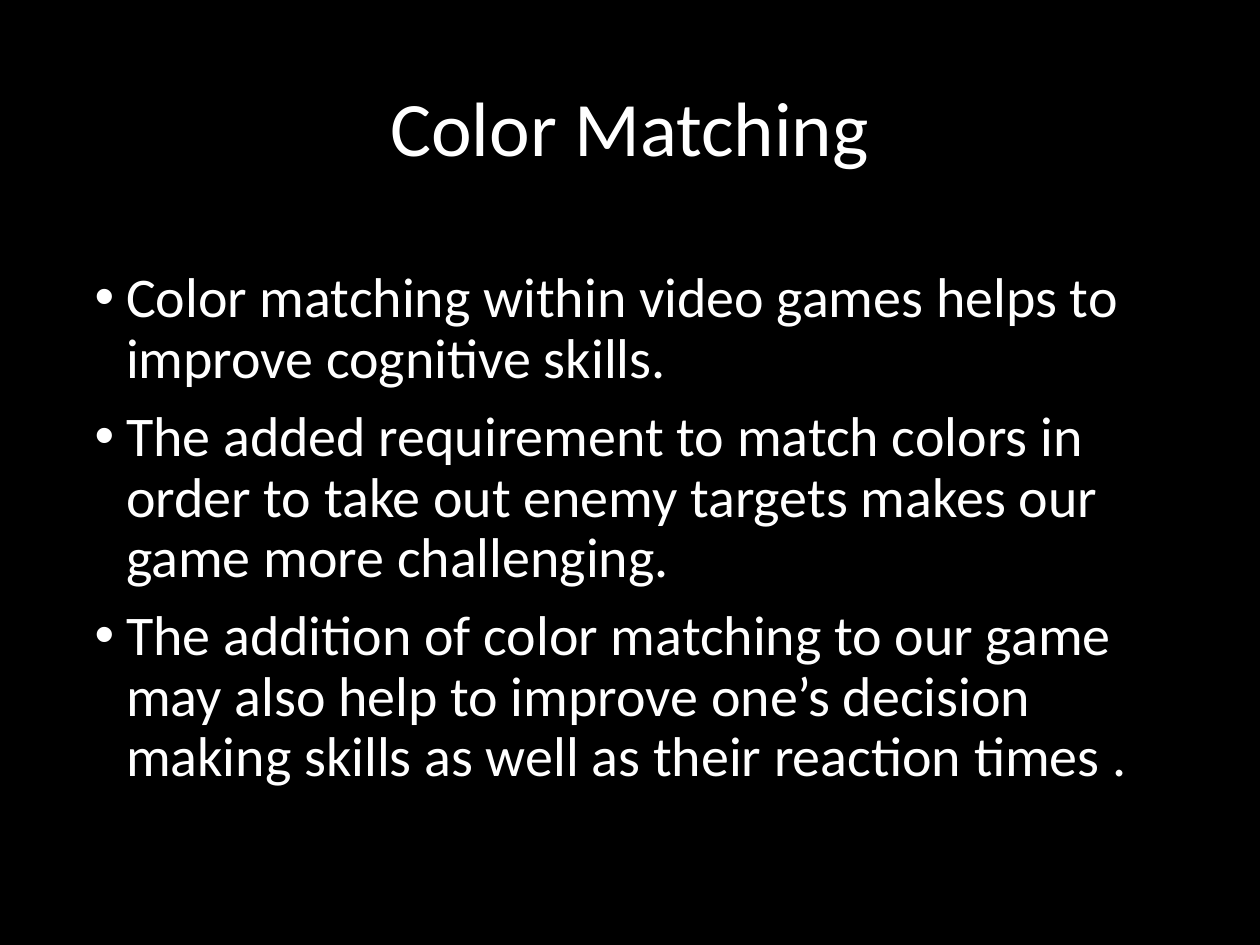
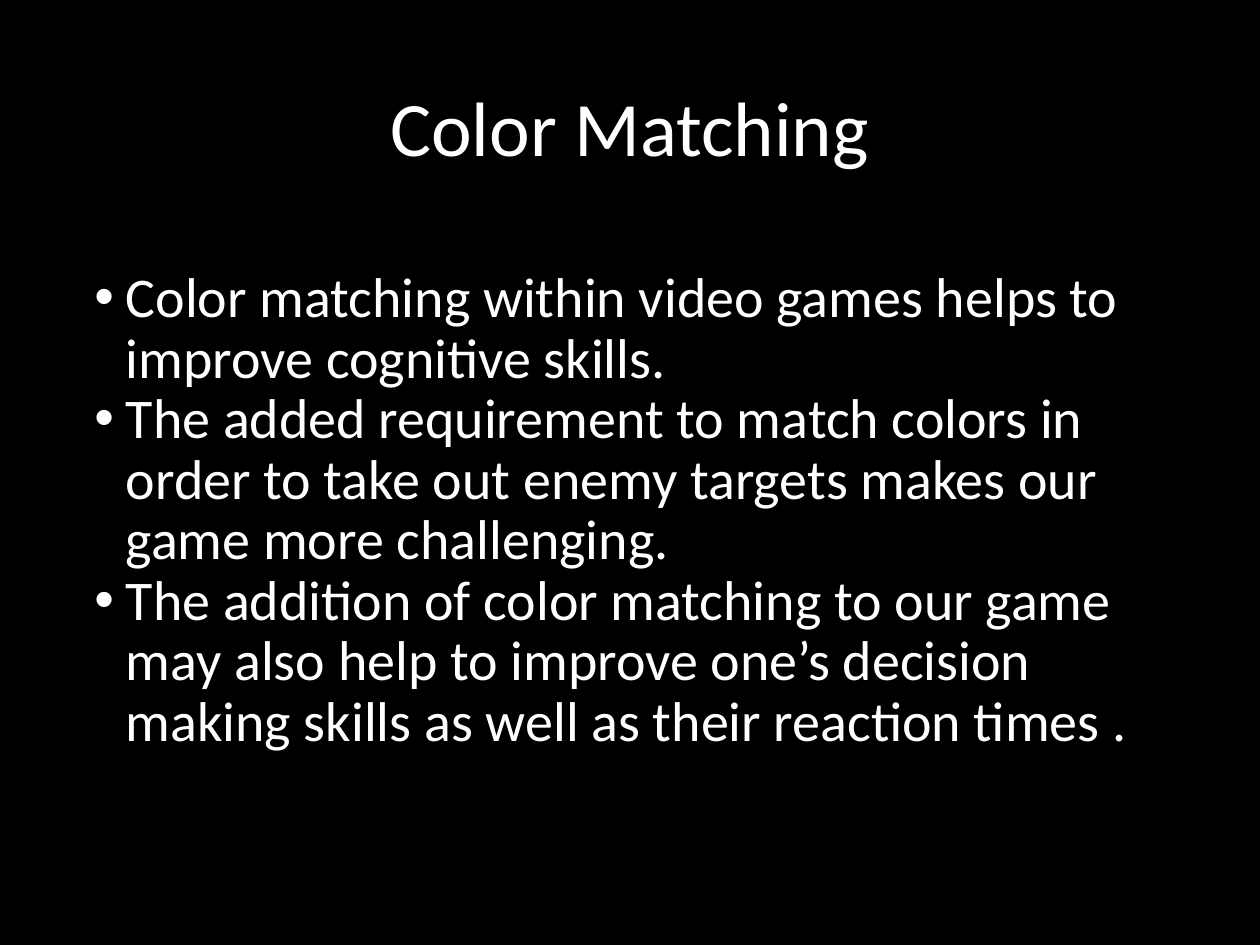
Before and after one commit to terrencepreilly/CPS410, a slide deck: slide 16 of final_presentation/Presentation.pptx. Drawn at 1260x945 pixels with LibreOffice and Linux fonts; fonts in the diff are those of the drawing; background and template pictures are left out. Boxes give left, top, right and bottom in pixels: in the first picture for what was removed or moved away, otherwise in the second. Text is boxed around its words. In the diff, an @@ line names an element or a change of style, - is before the commit and + after.

```diff
--- a/final_presentation/Presentation.pptx
+++ b/final_presentation/Presentation.pptx
@@ text "Color matching within video games ..." at box(126, 278, 1118, 751): less space between paragraphs @@
```
Also in this commit, not shown: 3 other slides changed, 1 slide added.
